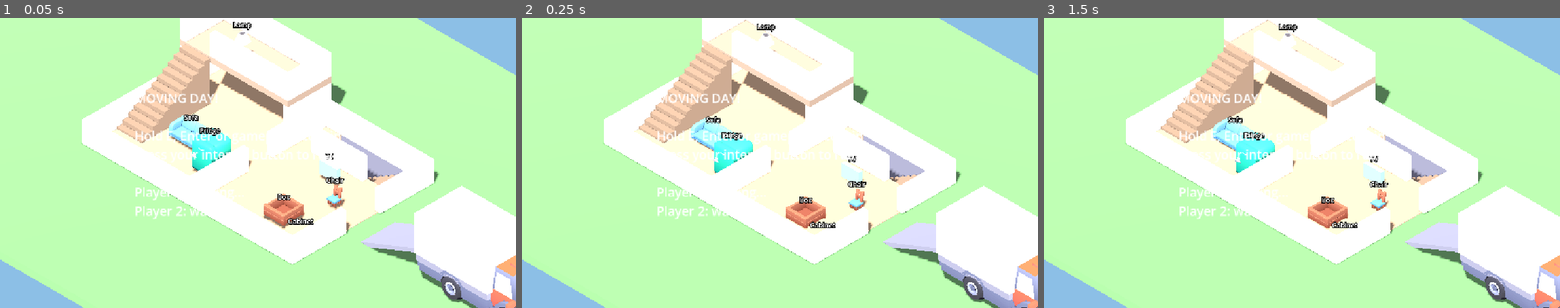
Above: before the commit, frames 1-3 (left to right).
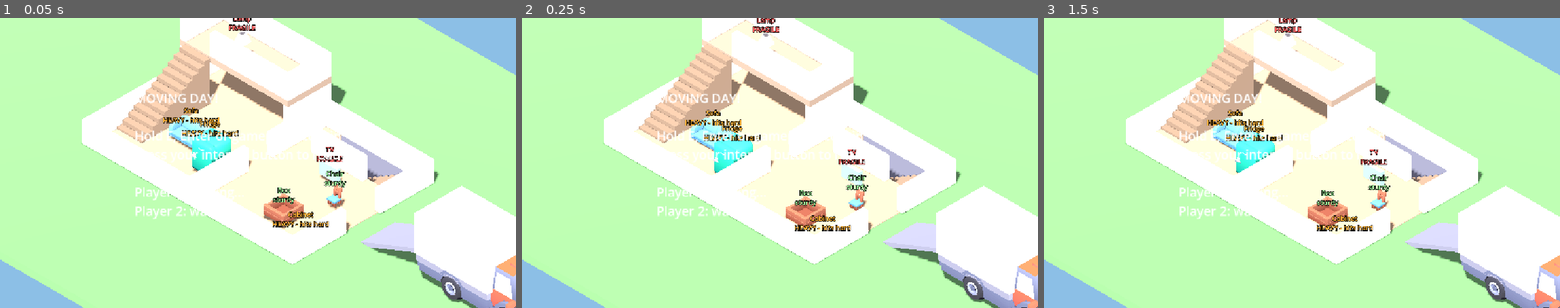
Above: after the commit, the same moments.

Repository: a-bagnall/MovingDay
Game: Godot game, scene res://scenes/levels/test_house.tscn
Two runs of this game, one before a commit and one after it. Both use one fixed random seed, a clock stepped at 60 frames per second and the inputs below.
Inputs:
- Up to frame 1 (0.05 s): no input
- Up to frame 2 (0.25 s): no input
- Up to frame 3 (1.5 s): tap Enter at 0.5 s; hold D 0.53-1.28 s; tap R at 0.6 s; tap Space at 1.25 s; hold S from 1.28 s (still down); tap E at 1.35 s

The runs differ from the first frame. In frame 1, 1.4% of the frame differs, in the area x 31-68%, y 0-73%; in frame 2, 1.4%, in the area x 31-68%, y 0-74%; in frame 3, 1.4%.

Commit message:
feat(furniture): fragility tiers, harsher damage and slower carrying
Add STURDY/HEAVY/FRAGILE tiers shown on each item's label, derive the
damage threshold from fragility, make furniture-on-furniture knocks
count at a lower threshold, double damage harshness and cap carrying
speed at 70%.

Diff:
--- a/scripts/furniture/furniture.gd
+++ b/scripts/furniture/furniture.gd
@@ -15,7 +15,10 @@
 const GRIP_REACH := 0.5       ## Distance from the furniture end to where a player stands.
 const MAX_CARRY_ACCEL := 45.0
 const MAX_STRAIN := 3.5       ## Grip further than this from the holder = auto-drop.
-const HOLD_GRAVITY_SCALE := 0.6    ## Gravity while fully lifted (1.0 = full weight, lower = floatier).
+const CARRY_SPEED_CAP := 0.7       ## Top speed multiplier while carrying even the lightest item.
+const DAMAGE_SCALE := 0.5          ## Overall damage harshness (was 0.25).
+const FURNITURE_HIT_THRESHOLD := 0.6  ## Furniture-vs-furniture knocks count at this fraction of the threshold.
+const HOLD_GRAVITY_SCALE := 0.6   ## Gravity while fully lifted (1.0 = full weight, lower = floatier).
 const HELD_ANGULAR_DAMP := 4.0     ## Rotational drag while held; higher = less wobble and swing.
 const DISSOLVE_TIME := 0.8
 
@@ -91,13 +94,29 @@
 		_visual.add_child(mesh)
 
 	var label := Label3D.new()
-	label.text = data.display_name
+	label.text = "%s\n%s" % [data.display_name, _tier_text()]
+	label.modulate = _tier_color()
+	label.outline_size = 8
 	label.billboard = BaseMaterial3D.BILLBOARD_ENABLED
 	label.no_depth_test = true
 	label.pixel_size = 0.01
 	label.font_size = 28
-	label.position.y = _size.y * 0.5 + 0.4
+	label.position.y = _size.y * 0.5 + 0.5
 	_visual.add_child(label)
+
+
+func _tier_text() -> String:
+	match data.tier():
+		FurnitureData.Tier.FRAGILE: return "FRAGILE"
+		FurnitureData.Tier.HEAVY: return "HEAVY - hits hard"
+		_: return "sturdy"
+
+
+func _tier_color() -> Color:
+	match data.tier():
+		FurnitureData.Tier.FRAGILE: return Color(1.0, 0.35, 0.35)
+		FurnitureData.Tier.HEAVY: return Color(1.0, 0.7, 0.2)
+		_: return Color(0.6, 0.95, 0.6)
 
 
 func _model_bounds(model: Node3D) -> AABB:
@@ -243,8 +262,9 @@
 
 
 func _update_player_speed(lift: float, strain: float) -> void:
+	# Carrying anything slows you; weight slows you further.
 	var weight_factor := mass / (float(_holders.size()) * 45.0)
-	var mult := clampf(1.0 - weight_factor * 0.7, 0.35, 1.0)
+	var mult := clampf(CARRY_SPEED_CAP - weight_factor * 0.5, 0.25, CARRY_SPEED_CAP)
 	if lift < 1.0:
 		mult = minf(mult, 0.3)   # not enough people: drag, don't lift
 	mult *= clampf(1.0 - maxf(strain - 0.8, 0.0) / 2.5, 0.25, 1.0)
@@ -281,16 +301,24 @@
 func _integrate_forces(state: PhysicsDirectBodyState3D) -> void:
 	if not damage_enabled or in_truck or _damage_cooldown > 0.0 or data == null:
 		return
-	var worst_dv := 0.0
+	# dv = impulse / own mass, so a light item hit by a heavy one takes a big dv
+	# (the TV suffers, the sofa barely notices) without extra rules.
+	var threshold := data.effective_threshold()
+	var worst := 0.0
 	for i in state.get_contact_count():
 		var dv := state.get_contact_impulse(i).length() / maxf(mass, 0.01)
-		worst_dv = maxf(worst_dv, dv)
-	if worst_dv > data.damage_threshold:
-		_apply_damage(worst_dv)
-
-
-func _apply_damage(impact: float) -> void:
-	var raw := (impact - data.damage_threshold) * data.fragility * data.value * 0.25
+		var limit := threshold
+		if state.get_contact_collider_object(i) is Furniture:
+			limit *= FURNITURE_HIT_THRESHOLD   # knocking items together always hurts
+		worst = maxf(worst, dv - limit)
+	if worst > 0.0:
+		_apply_damage(worst)
+
+
+## `excess` is how far the impact went past the damage threshold (m/s).
+func _apply_damage(excess: float) -> void:
+	# Sturdy things still take a little; fragile things take a lot.
+	var raw := excess * maxf(data.fragility, 0.1) * data.value * DAMAGE_SCALE
 	var amount := minf(raw, data.value - total_damage)
 	if amount <= 0.01:
 		return
--- a/scripts/furniture/furniture_data.gd
+++ b/scripts/furniture/furniture_data.gd
@@ -22,5 +22,26 @@
 ## Critical damping is 2 * sqrt(stiffness) (about 14.8 here); below that the object overshoots and bobs.
 @export var carry_stiffness: float = 55.0
 @export var carry_damping: float = 15.0
-## Impact speed (m/s) below which contact does no damage.
-@export var damage_threshold: float = 2.0
+## Impact speed (m/s) below which contact does no damage. Negative = derive from
+## fragility (see effective_threshold), so fragile items break on gentle knocks.
+@export var damage_threshold: float = -1.0
+
+## What the player should understand at a glance:
+## FRAGILE = breaks easily, STURDY = tough and light, HEAVY = tough but wrecks what it hits.
+enum Tier { STURDY, HEAVY, FRAGILE }
+const FRAGILE_AT := 0.5
+const HEAVY_AT_MASS := 30.0
+
+
+func tier() -> Tier:
+	if fragility >= FRAGILE_AT:
+		return Tier.FRAGILE
+	if mass >= HEAVY_AT_MASS:
+		return Tier.HEAVY
+	return Tier.STURDY
+
+
+func effective_threshold() -> float:
+	if damage_threshold >= 0.0:
+		return damage_threshold
+	return lerpf(2.5, 0.5, fragility)
